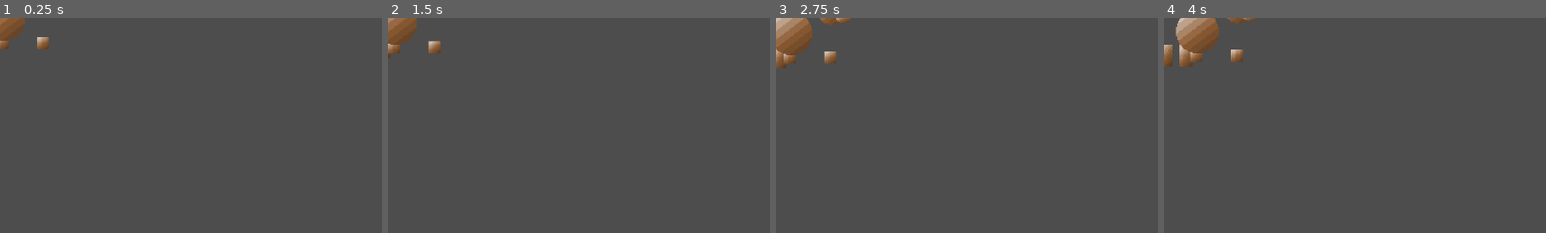
Above: before the commit, frames 1-4 (left to right).
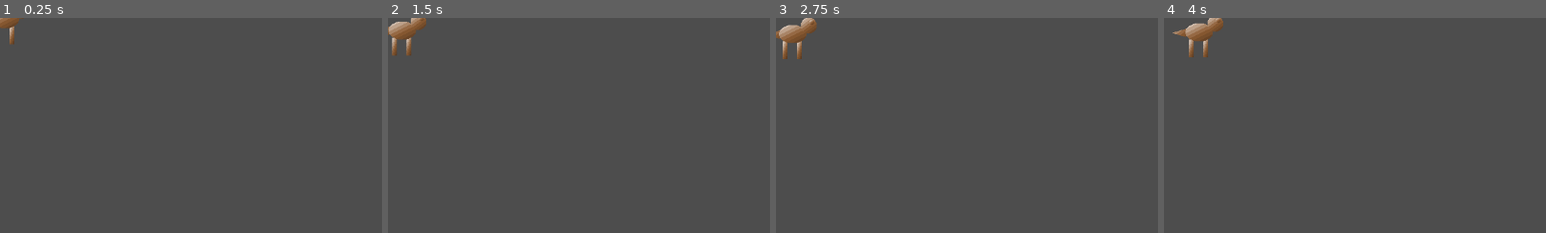
Above: after the commit, the same moments.

Repository: Doctorkea/Genome-Zoo
Game: Godot game, scene res://scenes/Animal.tscn
Two runs of this game, one before a commit and one after it. Both use one fixed random seed, a clock stepped at 60 frames per second and the inputs below. This scene is started directly instead of the project's main scene.
Inputs (mouse positions are % of the whole screen's width and height, from its top left):
- Up to frame 1 (0.25 s): no input
- Up to frame 2 (1.5 s): tap Enter at 0.5 s; drag from (0, 0) to (60, 28) at 0.52 s; tap Space at 1.25 s; drag from (30, 55) to (45, 70) at 1.27 s
- Up to frame 3 (2.75 s): move the mouse to (60, 28) at 2.02 s; click (60, 28) at 2.17 s
- Up to frame 4 (4 s): tap Enter at 2.75 s; drag from (45, 70) to (20, 35) at 2.77 s; move the mouse to (80, 65) at 3.52 s; click (80, 65) at 3.67 s
The pictures show only the part of the screen within x 0-50%, y 0-50%; the shares and areas given below are measured in that part.

The runs differ from the first frame. In frame 1, 0.6% of the frame differs, in the area x 0-13%, y 0-15%; in frame 2, 1.1%; in frame 3, 1.8%; in frame 4, 2.2%, in the area x 0-25%, y 0-23%.

Commit message:
Align creature rig and artist brief to a shared 100x100 canvas.
Drop the mouth slot (snout lives on Head), stack all parts on one grass-tile frame, and document transparent grayscale PNG export for the artist.

Co-authored-by: Cursor <cursoragent@cursor.com>

Diff:
--- a/project.godot
+++ b/project.godot
@@ -35,3 +35,7 @@
 textures/canvas_textures/default_texture_filter=0
 renderer/rendering_method="gl_compatibility"
 renderer/rendering_method.mobile="gl_compatibility"
+
+[editor_plugins]
+
+enabled=PackedStringArray("res://addons/godot_ai_bridge/plugin.cfg")
--- a/scenes/Animal.tscn
+++ b/scenes/Animal.tscn
@@ -4,7 +4,7 @@
 [ext_resource type="PackedScene" path="res://scenes/Creature.tscn" id="2"]
 
 [sub_resource type="CircleShape2D" id="CircleShape2D_1"]
-radius = 45.0
+radius = 40.0
 
 [node name="Animal" type="CharacterBody2D"]
 script = ExtResource("1")
@@ -13,7 +13,6 @@
 shape = SubResource("CircleShape2D_1")
 
 [node name="Creature" parent="." instance=ExtResource("2")]
-scale = Vector2(2, 2)
 
 [node name="WanderTimer" type="Timer" parent="."]
 one_shot = true
--- a/scenes/Creature.tscn
+++ b/scenes/Creature.tscn
@@ -6,21 +6,19 @@
 script = ExtResource("1")
 
 [node name="Tail" type="Sprite2D" parent="."]
-position = Vector2(-40, -4)
+centered = true
 
 [node name="BackLegs" type="Sprite2D" parent="."]
-position = Vector2(-18, 20)
+centered = true
 
 [node name="FrontLegs" type="Sprite2D" parent="."]
-position = Vector2(16, 20)
+centered = true
 
 [node name="Body" type="Sprite2D" parent="."]
+centered = true
 
 [node name="Head" type="Sprite2D" parent="."]
-position = Vector2(34, -18)
+centered = true
 
 [node name="Eyes" type="Sprite2D" parent="."]
-position = Vector2(42, -22)
-
-[node name="Mouth" type="Sprite2D" parent="."]
-position = Vector2(44, -12)
+centered = true
--- a/scripts/animal.gd
+++ b/scripts/animal.gd
@@ -4,7 +4,7 @@
 ## A placed creature: wanders inside its pen, collides with the pen's solid
 ## fences, and reports itself + its stats when clicked.
 
-const SPEED: float = 40.0
+const SPEED: float = 110.0 # ~one 100px tile per second so wander reads at this scale
 const MIN_PAUSE: float = 0.6
 const MAX_PAUSE: float = 2.2
 
--- a/scripts/creature_visuals.gd
+++ b/scripts/creature_visuals.gd
@@ -3,12 +3,12 @@
 
 ## Runtime trait renderer for a single creature.
 ##
-## Shape traits are swapped by assigning a new Texture2D to each slot's
-## Sprite2D. Skin/color is applied to every part at once via a shared
-## palette-swap ShaderMaterial. Placeholder textures come from the
-## PlaceholderArt autoload. See docs/ART_PIPELINE.md for the full rationale.
+## Every part texture is the same canvas size (100×100 = one grass tile) with
+## the silhouette already posed in-place. Sprites all sit at the origin and
+## stack by draw order — no per-slot offsets. Skin/color uses a shared
+## palette-swap ShaderMaterial. See docs/ART_PIPELINE.md.
 
-const SLOTS: Array[String] = ["tail", "back_legs", "front_legs", "body", "head", "eyes", "mouth"]
+const SLOTS: Array[String] = ["tail", "back_legs", "front_legs", "body", "head", "eyes"]
 
 @onready var _slot_nodes: Dictionary = {
 	"tail": $Tail,
@@ -17,7 +17,6 @@
 	"body": $Body,
 	"head": $Head,
 	"eyes": $Eyes,
-	"mouth": $Mouth,
 }
 
 var _options: Dictionary = {} # slot (String) -> Array[Texture2D]
--- a/scripts/placeholder_art.gd
+++ b/scripts/placeholder_art.gd
@@ -1,14 +1,25 @@
 extends Node
 
-## Procedurally generates placeholder pixel-art-style textures at runtime:
-## grayscale shape parts (for the trait-swap + palette-swap pipeline) and
-## color palettes. Zero binary asset files — replace slot by slot with real
-## art later; nothing else about the pipeline needs to change.
+## Procedurally generates placeholder creature part textures.
 ##
-## See docs/ART_PIPELINE.md for the shape/palette pipeline this feeds into.
-## Autoloaded as "PlaceholderArt".
-
+## EVERY shape option for EVERY slot is drawn on the same CANVAS_SIZE×CANVAS_SIZE
+## frame (100×100 — one grass tile). Parts are already posed in-place on that
+## shared guide, so the Creature rig stacks them all at the origin and they line
+## up. Replace with real art of the same canvas size later; nothing else changes.
+##
+## See docs/ART_PIPELINE.md. Autoloaded as "PlaceholderArt".
+
+const CANVAS_SIZE: int = 100 # matches GridService.CELL_SIZE / one grass tile
 const LIGHT_DIR: Vector2 = Vector2(-0.6, -0.8)
+
+## Shared pose regions inside the 100×100 guide (side-on, facing right).
+## Artist: draw each part only in its region; leave the rest transparent.
+const REGION_BODY := Rect2(28, 34, 48, 32)
+const REGION_HEAD := Rect2(62, 18, 34, 32) # includes snout — no separate mouth slot
+const REGION_EYES := Rect2(78, 24, 12, 12)
+const REGION_FRONT_LEGS := Rect2(54, 62, 18, 30)
+const REGION_BACK_LEGS := Rect2(30, 62, 18, 30)
+const REGION_TAIL := Rect2(4, 40, 28, 22)
 
 const PALETTE_BASE_COLORS: Array[Color] = [
 	Color(0.55, 0.36, 0.20), # warm, fur-ish brown
@@ -18,6 +29,10 @@
 
 var _shape_cache: Dictionary = {} # slot (String) -> Array[Texture2D]
 var _palette_cache: Array[Texture2D] = []
+
+
+func get_canvas_size() -> int:
+	return CANVAS_SIZE
 
 
 func get_shape_options(slot: String) -> Array[Texture2D]:
@@ -41,8 +56,6 @@
 			return _make_head_options()
 		"eyes":
 			return _make_eyes_options()
-		"mouth":
-			return _make_mouth_options()
 		"front_legs":
 			return _make_front_legs_options()
 		"back_legs":
@@ -54,131 +67,124 @@
 			return []
 
 
+func _blank() -> Image:
+	return Image.create(CANVAS_SIZE, CANVAS_SIZE, false, Image.FORMAT_RGBA8)
+
+
+func _tex(img: Image) -> ImageTexture:
+	return ImageTexture.create_from_image(img)
+
+
 func _make_body_options() -> Array[Texture2D]:
-	var img0 := _new_image(40, 40)
-	_fill_circle(img0, 20, 20, 18)
-
-	var img1 := _new_image(44, 32)
-	_fill_ellipse(img1, 22, 16, 20, 13)
-
-	var img2 := _new_image(36, 36)
-	_fill_rect(img2, 4, 4, 32, 32)
-
-	var options: Array[Texture2D] = [_to_texture(img0), _to_texture(img1), _to_texture(img2)]
-	return options
+	var r := REGION_BODY
+	var cx := r.position.x + r.size.x * 0.5
+	var cy := r.position.y + r.size.y * 0.5
+
+	var img0 := _blank()
+	_fill_ellipse(img0, cx, cy, r.size.x * 0.48, r.size.y * 0.48)
+
+	var img1 := _blank()
+	_fill_ellipse(img1, cx, cy, r.size.x * 0.5, r.size.y * 0.38)
+
+	var img2 := _blank()
+	_fill_rect(img2, r.position.x + 4, r.position.y + 4, r.end.x - 4, r.end.y - 4)
+
+	return [_tex(img0), _tex(img1), _tex(img2)]
 
 
 func _make_head_options() -> Array[Texture2D]:
-	var img0 := _new_image(26, 26)
-	_fill_circle(img0, 13, 13, 11)
-
-	var img1 := _new_image(28, 30)
-	_fill_circle(img1, 14, 18, 10)
-	_fill_triangle(img1, Vector2(6, 10), Vector2(10, 1), Vector2(13, 9))
-	_fill_triangle(img1, Vector2(22, 10), Vector2(18, 1), Vector2(15, 9))
-
-	var img2 := _new_image(32, 22)
-	_fill_ellipse(img2, 16, 11, 14, 9)
-
-	var options: Array[Texture2D] = [_to_texture(img0), _to_texture(img1), _to_texture(img2)]
-	return options
+	var r := REGION_HEAD
+	var cx := r.position.x + r.size.x * 0.5
+	var cy := r.position.y + r.size.y * 0.55
+
+	var img0 := _blank()
+	_fill_circle(img0, cx, cy, mini(r.size.x, r.size.y) * 0.42)
+
+	var img1 := _blank()
+	_fill_circle(img1, cx, cy + 2, mini(r.size.x, r.size.y) * 0.38)
+	_fill_triangle(img1, Vector2(cx - 8, cy - 4), Vector2(cx - 4, cy - 16), Vector2(cx - 1, cy - 4))
+	_fill_triangle(img1, Vector2(cx + 8, cy - 4), Vector2(cx + 4, cy - 16), Vector2(cx + 1, cy - 4))
+
+	var img2 := _blank()
+	_fill_ellipse(img2, cx, cy, r.size.x * 0.48, r.size.y * 0.36)
+
+	return [_tex(img0), _tex(img1), _tex(img2)]
 
 
 func _make_eyes_options() -> Array[Texture2D]:
-	# Single eye — this is a side-on profile view, not a front-facing view.
-	var img0 := _new_image(16, 16)
-	_fill_circle(img0, 8, 8, 5)
-
-	var img1 := _new_image(16, 16)
-	_fill_circle(img1, 8, 8, 7)
-
-	var img2 := _new_image(16, 16)
-	_fill_ellipse(img2, 8, 8, 6, 2)
-
-	var options: Array[Texture2D] = [_to_texture(img0), _to_texture(img1), _to_texture(img2)]
-	return options
-
-
-func _make_mouth_options() -> Array[Texture2D]:
-	var img0 := _new_image(18, 10)
-	_fill_ellipse(img0, 9, 5, 6, 3)
-
-	var img1 := _new_image(24, 10)
-	_fill_ellipse(img1, 12, 5, 11, 4)
-
-	var img2 := _new_image(20, 14)
-	_fill_ellipse(img2, 10, 5, 7, 3)
-	_fill_triangle(img2, Vector2(5, 7), Vector2(7, 13), Vector2(9, 7))
-	_fill_triangle(img2, Vector2(15, 7), Vector2(13, 13), Vector2(11, 7))
-
-	var options: Array[Texture2D] = [_to_texture(img0), _to_texture(img1), _to_texture(img2)]
-	return options
+	# Single eye — profile view. Drawn inside REGION_EYES on the shared canvas.
+	var r := REGION_EYES
+	var cx := r.position.x + r.size.x * 0.5
+	var cy := r.position.y + r.size.y * 0.5
+
+	var img0 := _blank()
+	_fill_circle(img0, cx, cy, 4)
+
+	var img1 := _blank()
+	_fill_circle(img1, cx, cy, 5.5)
+
+	var img2 := _blank()
+	_fill_ellipse(img2, cx, cy, 5, 2)
+
+	return [_tex(img0), _tex(img1), _tex(img2)]
 
 
 func _make_front_legs_options() -> Array[Texture2D]:
-	var img0 := _new_image(44, 18)
-	_fill_rect(img0, 0, 4, 10, 14)
-	_fill_rect(img0, 34, 4, 44, 14)
-
-	var img1 := _new_image(52, 20)
-	_fill_rect(img1, 0, 2, 9, 18)
-	_fill_rect(img1, 43, 2, 52, 18)
-
-	var img2 := _new_image(32, 14)
-	_fill_rect(img2, 2, 4, 8, 10)
-	_fill_rect(img2, 24, 4, 30, 10)
-
-	var options: Array[Texture2D] = [_to_texture(img0), _to_texture(img1), _to_texture(img2)]
-	return options
+	var r := REGION_FRONT_LEGS
+	var mid_x := r.position.x + r.size.x * 0.5
+
+	var img0 := _blank()
+	_fill_rect(img0, mid_x - 4, r.position.y, mid_x + 4, r.end.y)
+
+	var img1 := _blank()
+	_fill_rect(img1, mid_x - 3, r.position.y, mid_x + 3, r.end.y)
+
+	var img2 := _blank()
+	_fill_rect(img2, mid_x - 6, r.position.y + 4, mid_x - 2, r.end.y)
+	_fill_rect(img2, mid_x + 2, r.position.y + 4, mid_x + 6, r.end.y)
+
+	return [_tex(img0), _tex(img1), _tex(img2)]
 
 
 func _make_back_legs_options() -> Array[Texture2D]:
-	var img0 := _new_image(36, 18)
-	_fill_rect(img0, 4, 0, 15, 18)
-	_fill_rect(img0, 21, 0, 32, 18)
-
-	var img1 := _new_image(32, 28)
-	_fill_rect(img1, 5, 0, 13, 28)
-	_fill_rect(img1, 19, 0, 27, 28)
-
-	var img2 := _new_image(44, 16)
-	_fill_rect(img2, 2, 0, 9, 16)
-	_fill_rect(img2, 13, 0, 20, 16)
-	_fill_rect(img2, 24, 0, 31, 16)
-	_fill_rect(img2, 35, 0, 42, 16)
-
-	var options: Array[Texture2D] = [_to_texture(img0), _to_texture(img1), _to_texture(img2)]
-	return options
+	var r := REGION_BACK_LEGS
+	var mid_x := r.position.x + r.size.x * 0.5
+
+	var img0 := _blank()
+	_fill_rect(img0, mid_x - 4, r.position.y, mid_x + 4, r.end.y)
+
+	var img1 := _blank()
+	_fill_rect(img1, mid_x - 3, r.position.y, mid_x + 3, r.end.y)
+
+	var img2 := _blank()
+	_fill_rect(img2, mid_x - 7, r.position.y + 2, mid_x - 3, r.end.y)
+	_fill_rect(img2, mid_x + 3, r.position.y + 2, mid_x + 7, r.end.y)
+
+	return [_tex(img0), _tex(img1), _tex(img2)]
 
 
 func _make_tail_options() -> Array[Texture2D]:
-	var img0 := _new_image(18, 16)
-	_fill_triangle(img0, Vector2(0, 8), Vector2(18, 2), Vector2(18, 14))
-
-	var img1 := _new_image(30, 12)
-	_fill_triangle(img1, Vector2(0, 6), Vector2(30, 1), Vector2(30, 11))
-
-	var img2 := _new_image(20, 20)
-	_fill_ellipse(img2, 10, 10, 9, 9)
-
-	var options: Array[Texture2D] = [_to_texture(img0), _to_texture(img1), _to_texture(img2)]
-	return options
+	var r := REGION_TAIL
+	var tip := Vector2(r.position.x + 2, r.position.y + r.size.y * 0.5)
+	var base_top := Vector2(r.end.x - 2, r.position.y + 4)
+	var base_bot := Vector2(r.end.x - 2, r.end.y - 4)
+
+	var img0 := _blank()
+	_fill_triangle(img0, tip, base_top, base_bot)
+
+	var img1 := _blank()
+	_fill_triangle(img1, tip + Vector2(0, -2), base_top + Vector2(0, -2), base_bot + Vector2(0, 2))
+
+	var img2 := _blank()
+	_fill_ellipse(img2, r.position.x + r.size.x * 0.4, r.position.y + r.size.y * 0.5, 10, 9)
+
+	return [_tex(img0), _tex(img1), _tex(img2)]
 
 
 # ---------------------------------------------------------------------------
 # Drawing primitives
 # ---------------------------------------------------------------------------
 
-func _new_image(w: int, h: int) -> Image:
-	return Image.create(w, h, false, Image.FORMAT_RGBA8)
-
-
-func _to_texture(img: Image) -> ImageTexture:
-	return ImageTexture.create_from_image(img)
-
-
-## Fake "light from upper-left" shading. `offset_norm` is roughly in [-1, 1]
-## relative to the shape's own extents.
 func _luminance(offset_norm: Vector2) -> float:
 	var d := offset_norm.dot(LIGHT_DIR.normalized())
 	return clampf(0.55 + 0.4 * d, 0.12, 0.95)
@@ -194,7 +200,7 @@
 			var dx: float = (x + 0.5) - cx
 			var dy: float = (y + 0.5) - cy
 			if dx * dx + dy * dy <= r * r:
-				var l := _luminance(Vector2(dx, dy) / r)
+				var l := _luminance(Vector2(dx, dy) / maxf(r, 0.001))
 				img.set_pixel(x, y, Color(l, l, l, 1.0))
 
 
@@ -205,8 +211,8 @@
 	var y1 := int(ceil(cy + ry))
 	for y in range(maxi(0, y0), mini(img.get_height(), y1 + 1)):
 		for x in range(maxi(0, x0), mini(img.get_width(), x1 + 1)):
-			var dx: float = ((x + 0.5) - cx) / rx
-			var dy: float = ((y + 0.5) - cy) / ry
+			var dx: float = ((x + 0.5) - cx) / maxf(rx, 0.001)
+			var dy: float = ((y + 0.5) - cy) / maxf(ry, 0.001)
 			if dx * dx + dy * dy <= 1.0:
 				var l := _luminance(Vector2(dx, dy))
 				img.set_pixel(x, y, Color(l, l, l, 1.0))
@@ -257,7 +263,7 @@
 
 func _make_gradient_palette(base: Color) -> ImageTexture:
 	var width := 8
-	var img := _new_image(width, 1)
+	var img := Image.create(width, 1, false, Image.FORMAT_RGBA8)
 	for x in range(width):
 		var t: float = float(x) / float(width - 1)
 		var c: Color
@@ -266,4 +272,4 @@
 		else:
 			c = base.lerp(Color.WHITE, (t - 0.5) * 1.2)
 		img.set_pixel(x, 0, c)
-	return _to_texture(img)
+	return ImageTexture.create_from_image(img)
Not shown, changed: README.md
Not shown, changed: docs/ART_PIPELINE.md
Not shown, changed: docs/DEMO.md
Not shown, changed: docs/GAME_DESIGN.md
